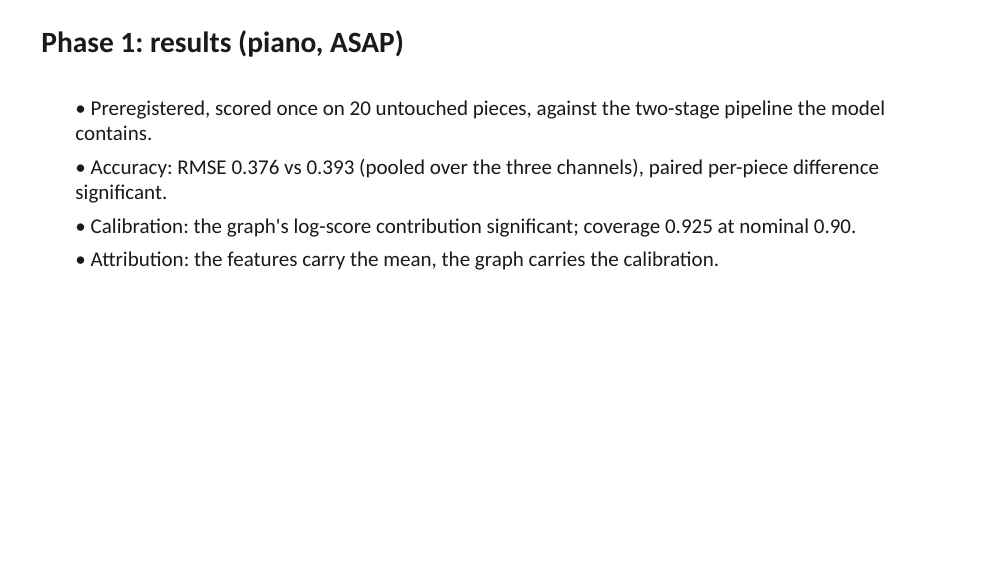
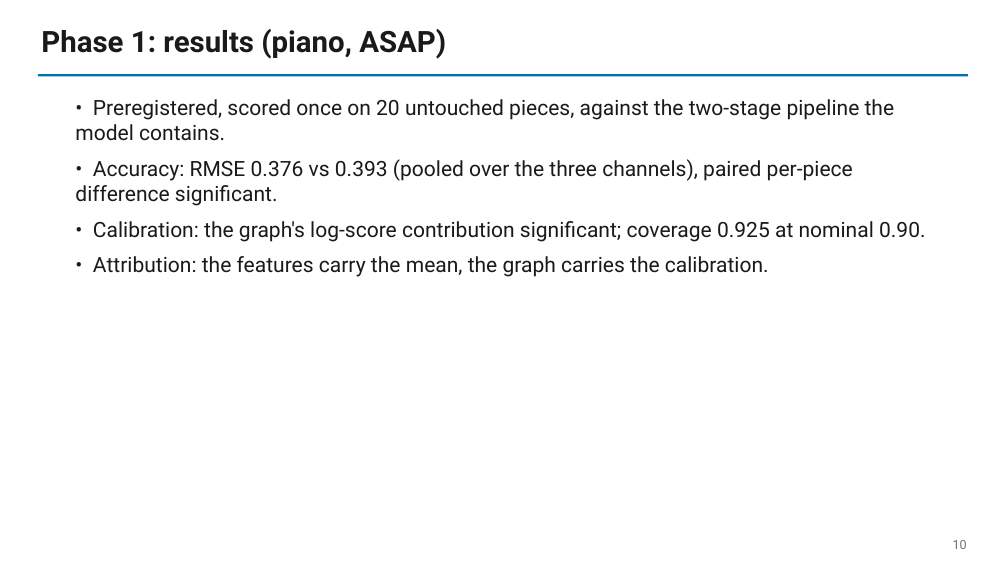
Before and after one commit to raylalang/score-bundle, a slide deck: slide 10 of docs/slides/deck_week.pptx. Drawn at 1008x567 pixels with LibreOffice and Linux fonts; fonts in the diff are those of the drawing. Boxes give left, top, right and bottom in pixels: in the first picture for what was removed or moved away, otherwise in the second. Text is boxed around its words. In the diff, an @@ line names an element or a change of style, - is before the commit and + after.

```diff
--- a/docs/slides/deck_week.pptx
+++ b/docs/slides/deck_week.pptx
@@ text "Phase 1: results (piano, ASAP)" at (x1=41, y1=29, x2=446, y2=59): font Calibri to Roboto @@
@@ rectangle added at (x1=38, y1=74, x2=968, y2=76), fill #0072B2 @@
@@ text "• Preregistered, scored once on ..." at (x1=75, y1=99, x2=926, y2=277): font Calibri to Roboto; more space between paragraphs @@
@@ text added at (x1=953, y1=540, x2=967, y2=549), 12 pt, text #6B7280 @@
+10
```
Also in this commit, not shown: 21 other slides changed, 1 other file.
